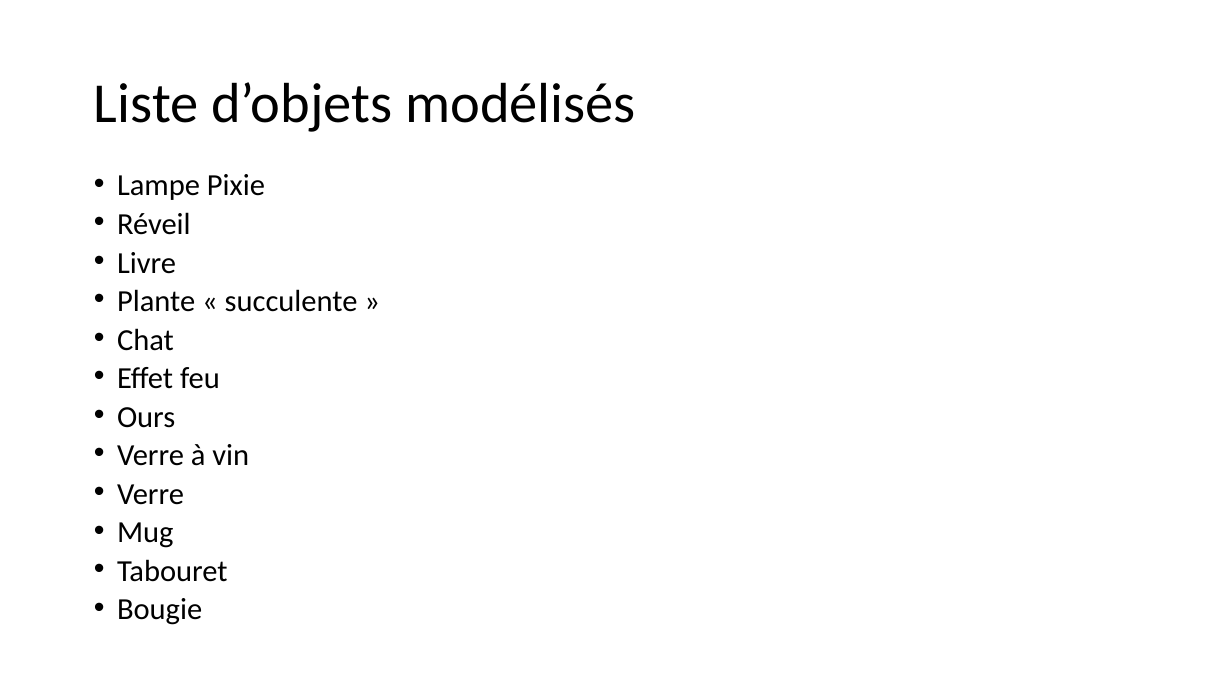
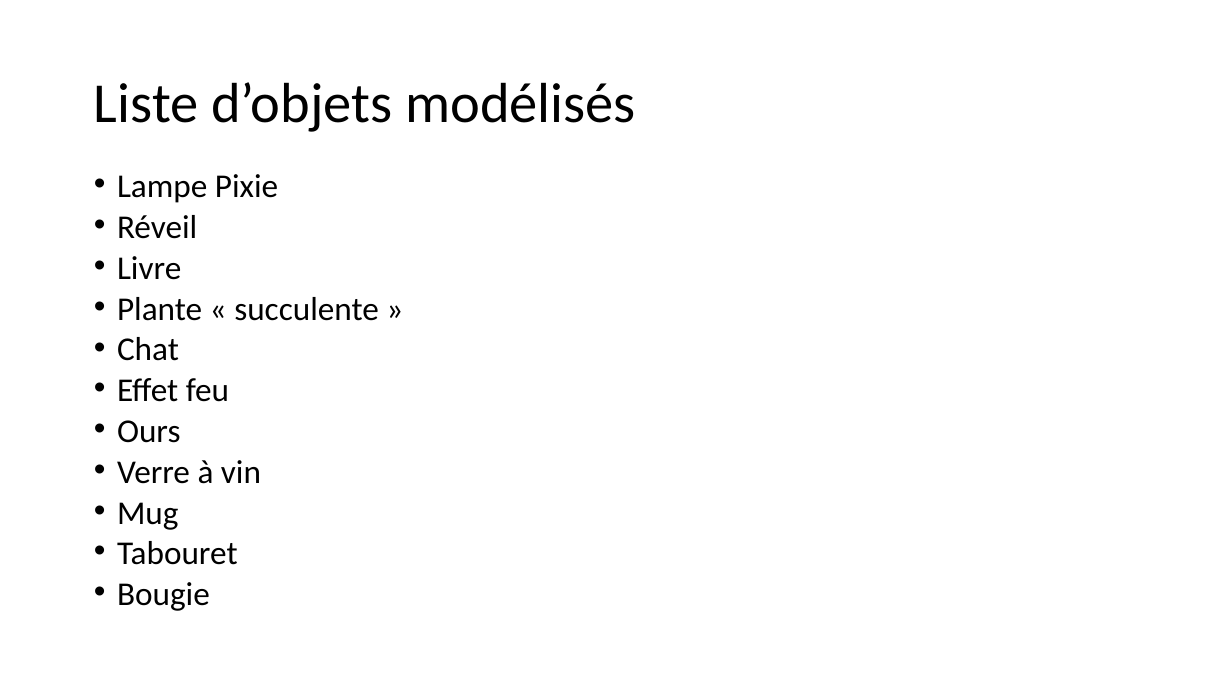
Before and after one commit to FC-Dijkstra/Minifilm_ImgWeb, a slide deck: slide 9 of Projet L3 Informatique_powerpointPrésentation (paslefinaljustecontenu).pptx (slide 5 before the commit). Drawn at 1232x693 pixels with LibreOffice and Linux fonts; fonts in the diff are those of the drawing. Boxes give left, top, right and bottom in pixels: in the first picture for what was removed or moved away, otherwise in the second. Text is boxed around its words. In the diff, an @@ line names an element or a change of style, - is before the commit and + after.

```diff
--- a/Projet L3 Informatique_powerpointPrésentation (paslefinaljustecontenu).pptx
+++ b/Projet L3 Informatique_powerpointPrésentation (paslefinaljustecontenu).pptx
@@ text "Lampe Pixie" at [117, 174, 379, 611]: size 23.8 to 25.9 pt @@
@@ text at [117, 484, 184, 505]: paragraph removed @@
-• Verre
```
Also in this commit, not shown: 4 other slides changed, 10 slides added, 3 slides removed.
